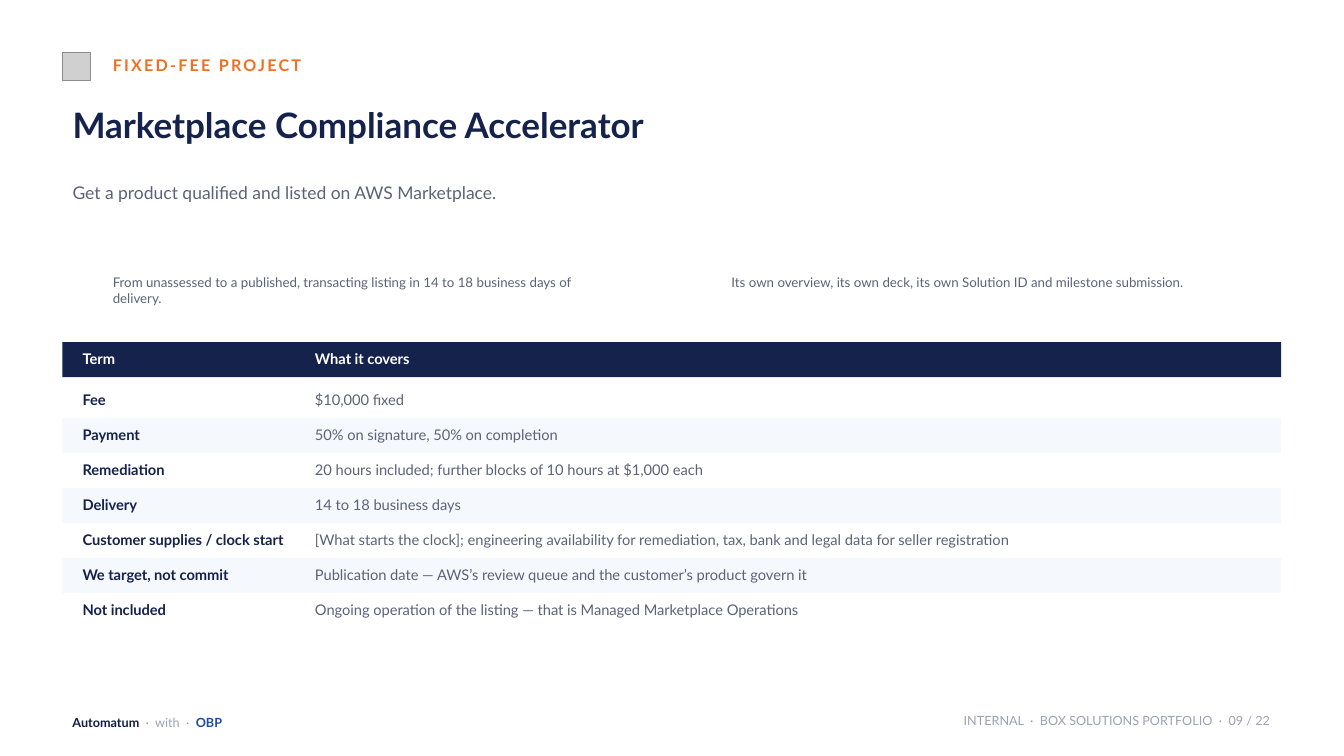
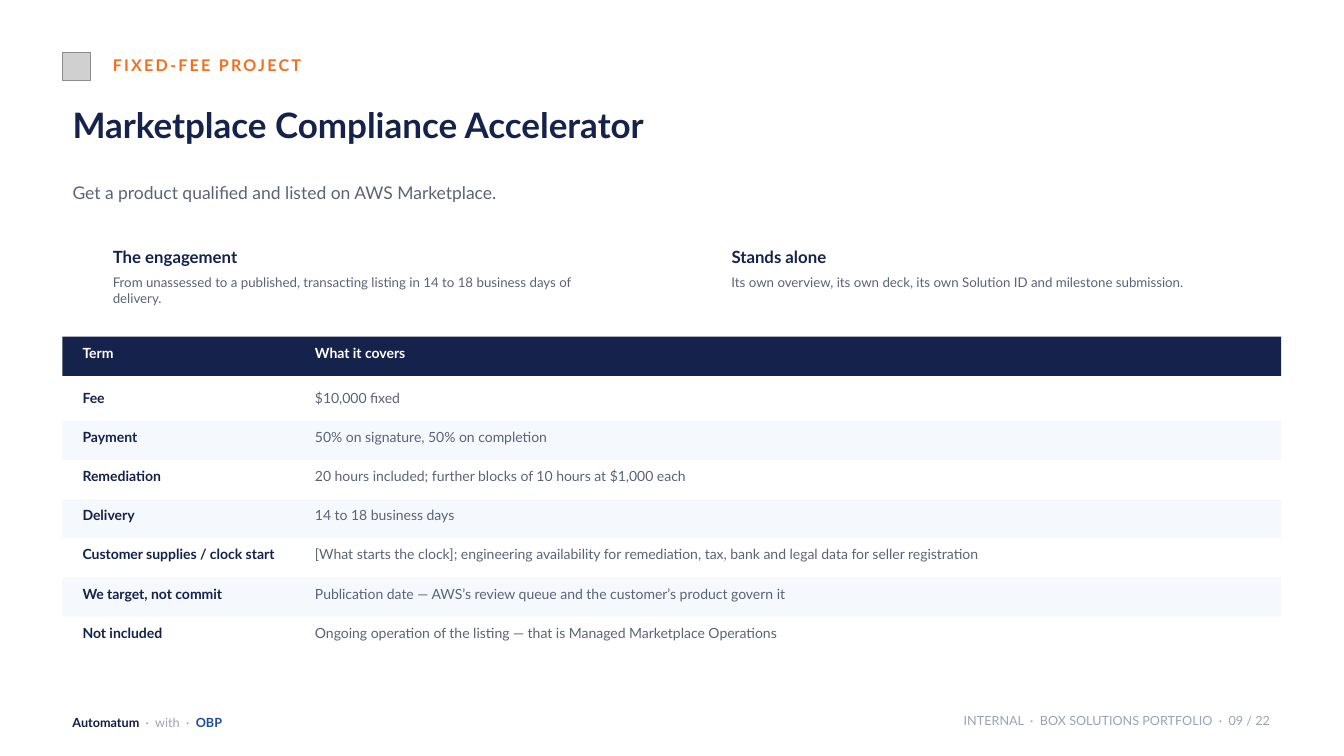
Before and after one commit to KianteEvans/barberbook, a slide deck: slide 9 of docs/deck/BOX_Solutions_Revised.pptx. Drawn at 1344x756 pixels with LibreOffice and Linux fonts; fonts in the diff are those of the drawing; grey boxes stand for pictures; background and template pictures are left out. Boxes give left, top, right and bottom in pixels: in the first picture for what was removed or moved away, otherwise in the second. Text is boxed around its words. In the diff, an @@ line names an element or a change of style, - is before the commit and + after.

```diff
--- a/docs/deck/BOX_Solutions_Revised.pptx
+++ b/docs/deck/BOX_Solutions_Revised.pptx
@@ text "The engagement" at (113,250,237,266): text colour #FFFFFF to #15224B @@
@@ text "Stands alone" at (732,250,826,263): text colour #FFFFFF to #15224B @@
@@ rectangle: place and size @@
-rectangle at (63,343,1281,378)
+rectangle at (63,337,1281,376)
@@ rectangle: place and size @@
-rectangle at (63,558,1281,593)
+rectangle at (63,420,1281,460)
@@ rectangle: place and size @@
-rectangle at (63,488,1281,523)
+rectangle at (63,499,1281,538)
@@ text "Delivery": place and size @@
-text "Delivery" at (83,499,138,513)
+text "Delivery" at (83,509,135,523)
@@ text "14 to 18 business days": place and size @@
-text "14 to 18 business days" at (315,499,461,513)
+text "14 to 18 business days" at (315,509,455,523)
@@ size 10.5 to 10 pt in 16 elements at (83,348,114,358), (315,347,405,358), (315,588,785,602), (83,588,222,602), (315,627,776,641), (83,627,162,638), (315,391,400,405), (83,393,105,403), (315,431,547,445), (83,432,138,445), (315,469,686,483), (83,470,161,481), (315,509,455,523), (83,509,135,523), (315,548,978,562), (83,548,275,562) @@
@@ text "Customer supplies / clock start": place and size @@
-text "Customer supplies / clock start" at (83,534,283,548)
+text "Customer supplies / clock start" at (83,548,275,562)
@@ text "[What starts the clock]; engineering ...": place and size @@
-text "[What starts the clock]; engineering ..." at (315,533,1009,548)
+text "[What starts the clock]; engineering ..." at (315,548,978,562)
@@ rectangle: place and size @@
-rectangle at (63,418,1281,454)
+rectangle at (63,578,1281,617)
@@ text "We target, not commit": place and size @@
-text "We target, not commit" at (83,569,229,583)
+text "We target, not commit" at (83,588,222,602)
@@ text "Publication date — AWS’s review ...": place and size @@
-text "Publication date — AWS’s review ..." at (315,569,807,583)
+text "Publication date — AWS’s review ..." at (315,588,785,602)
@@ text "Not included": place and size @@
-text "Not included" at (83,604,166,615)
+text "Not included" at (83,627,162,638)
@@ text "Ongoing operation of the listing ...": place and size @@
-text "Ongoing operation of the listing ..." at (315,604,799,618)
+text "Ongoing operation of the listing ..." at (315,627,776,641)
```
Also in this commit, not shown: 19 other slides changed, 1 other file.
